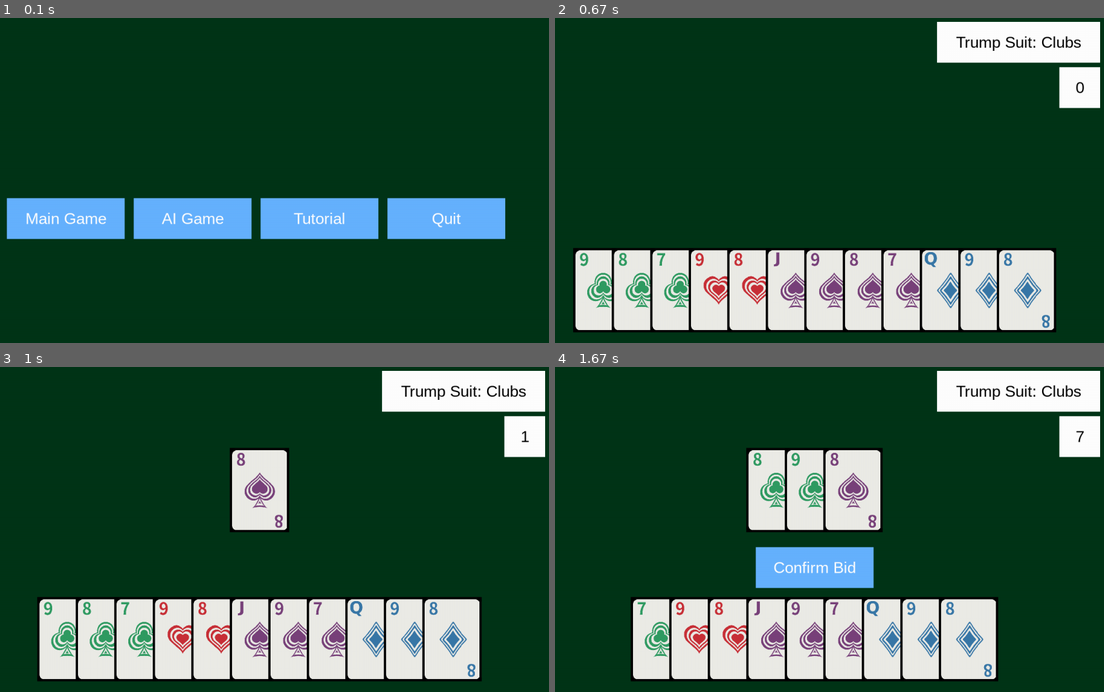
Above: before the commit, frames 1-4 (two rows, left to right).
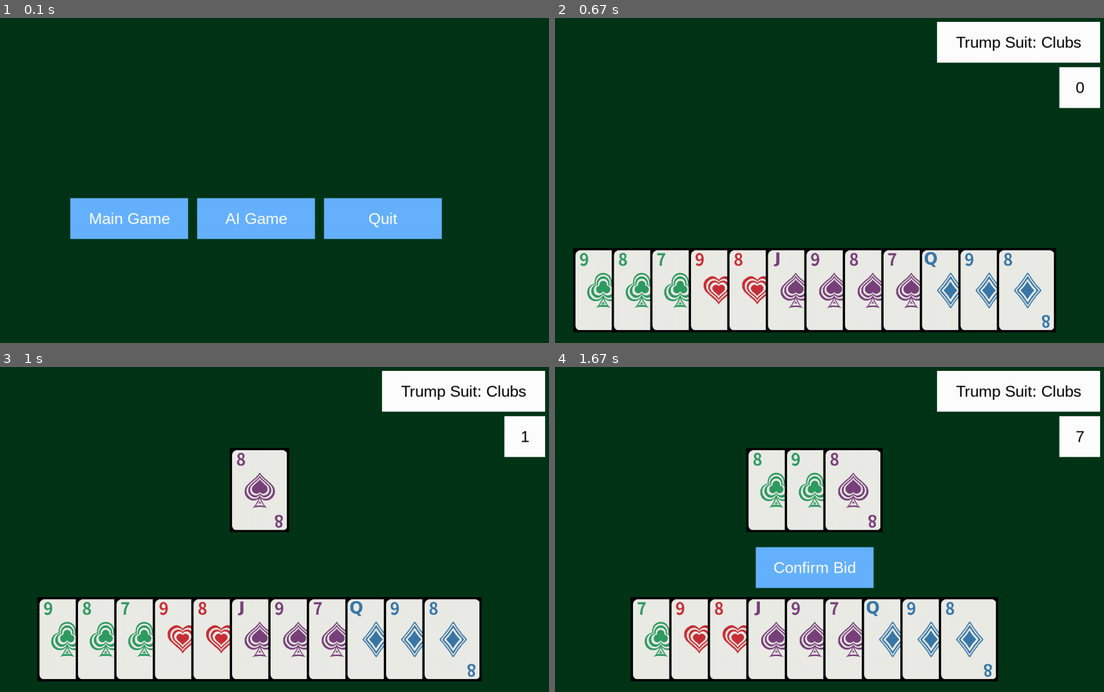
Above: after the commit, the same moments.

Repository: SkylerMime/NinetyNine
Game: pygame game, started from ninety_nine/graphical_main_game.py
The game is run twice, just before and just after one commit, with the same random seed, the same clock (stepped at 60 frames per second) and the same inputs.
Inputs (mouse positions are in pixels of both pictures, inside the frame that each line leads up to):
- Up to frame 1 (0.1 s): no input
- Up to frame 2 (0.67 s): click "Main Game" at 0.38 s
- Up to frame 3 (1 s): press the mouse at (153, 640) at 0.7 s; move the mouse to (225, 617) at 0.8 s; release the mouse at (301, 597) at 0.93 s
- Up to frame 4 (1.67 s): click (609, 640) at 1.05 s; click (631, 640) at 1.38 s

The runs differ from the first frame. In frame 1, 4.8% of the frame differs, in the area x 1-93%, y 55-69%; in frame 2, nothing differs; in frame 3, nothing differs; in frame 4, nothing differs.

Commit message:
Removed tutorial button for demo

Diff:
--- a/ninety_nine/constants.py
+++ b/ninety_nine/constants.py
@@ -26,7 +26,6 @@
 class MenuOptions(Enum):
     MAIN_GAME = "Main Game"
     AI_GAME = "AI Game"
-    TUTORIAL = "Tutorial"
     QUIT = "Quit"
 
 
